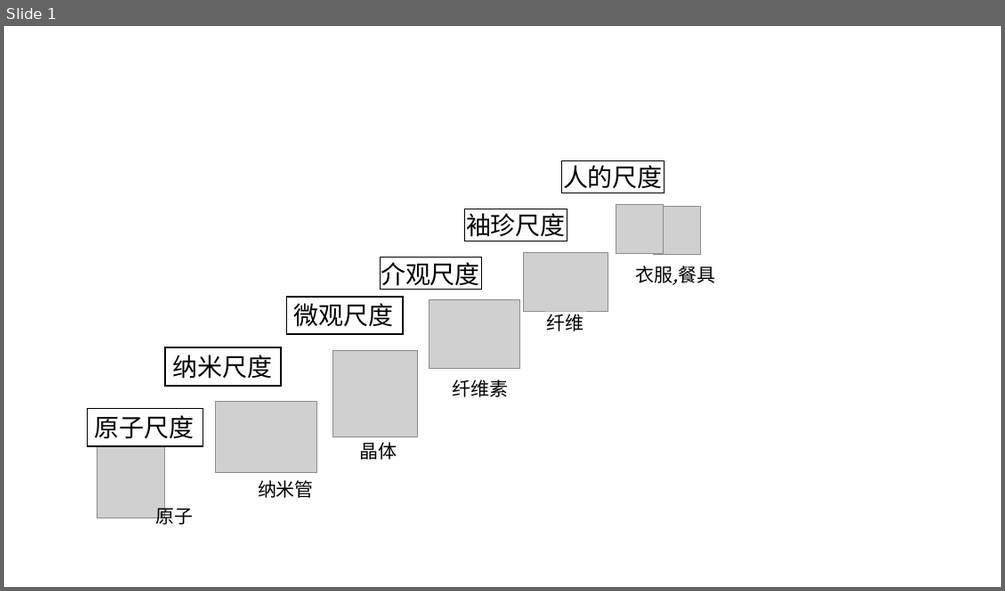
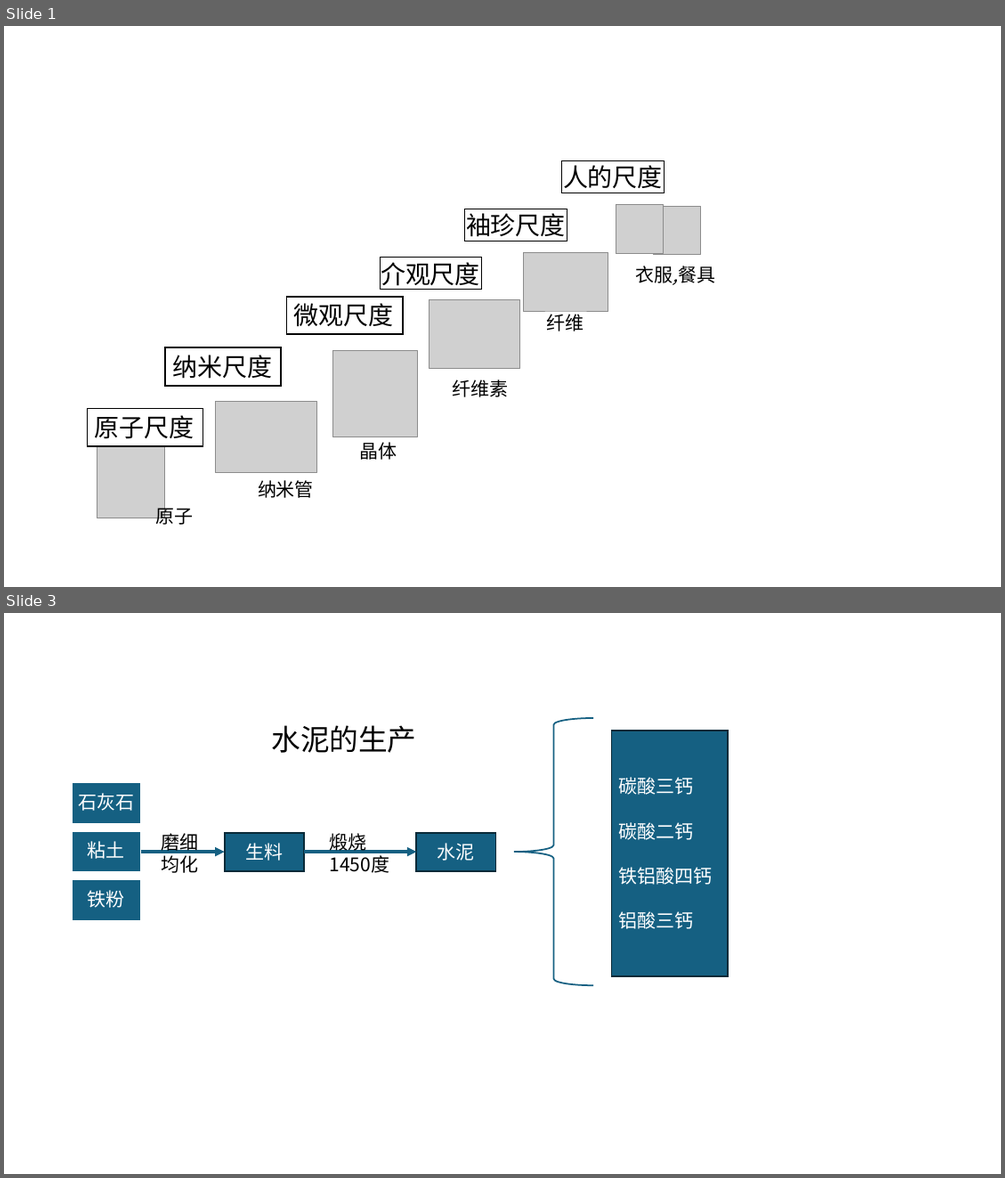
Before and after one commit to guofei9987/a, a slide deck: materials/材料学.pptx. Shown one above the other, each under a label of ours: slide 1 before the commit, slides 1 and 3 after it; the slides between them are not shown. The pictures are 1005x591 and 1005x1178 pixels, drawn with LibreOffice and Linux fonts; fonts in the diff are those of the drawing; grey boxes stand for pictures. Boxes give left, top, right and bottom in pixels: in the first picture for what was removed or moved away, otherwise in the second. Text is boxed around its words. In the diff, an @@ line names an element or a change of style, - is before the commit and + after.

```diff
--- a/materials/材料学.pptx
+++ b/materials/材料学.pptx
@@ slide 3 added at [4,613,1001,1174], background #FFFFFF @@
@@ group added at [72,718,728,985]: 6 rectangles, 6 texts, 2 arrows, 1 left brace @@
+石灰石
+粘土
+铁粉
+生料
+水泥
+磨细
+均化
+煅烧
+1450度
+碳酸三钙
+碳酸二钙
+铁铝酸四钙
+铝酸三钙
+水泥的生产
```
Also in this commit, not shown: 1 other slide added, 2 slides removed, 2 other files.
